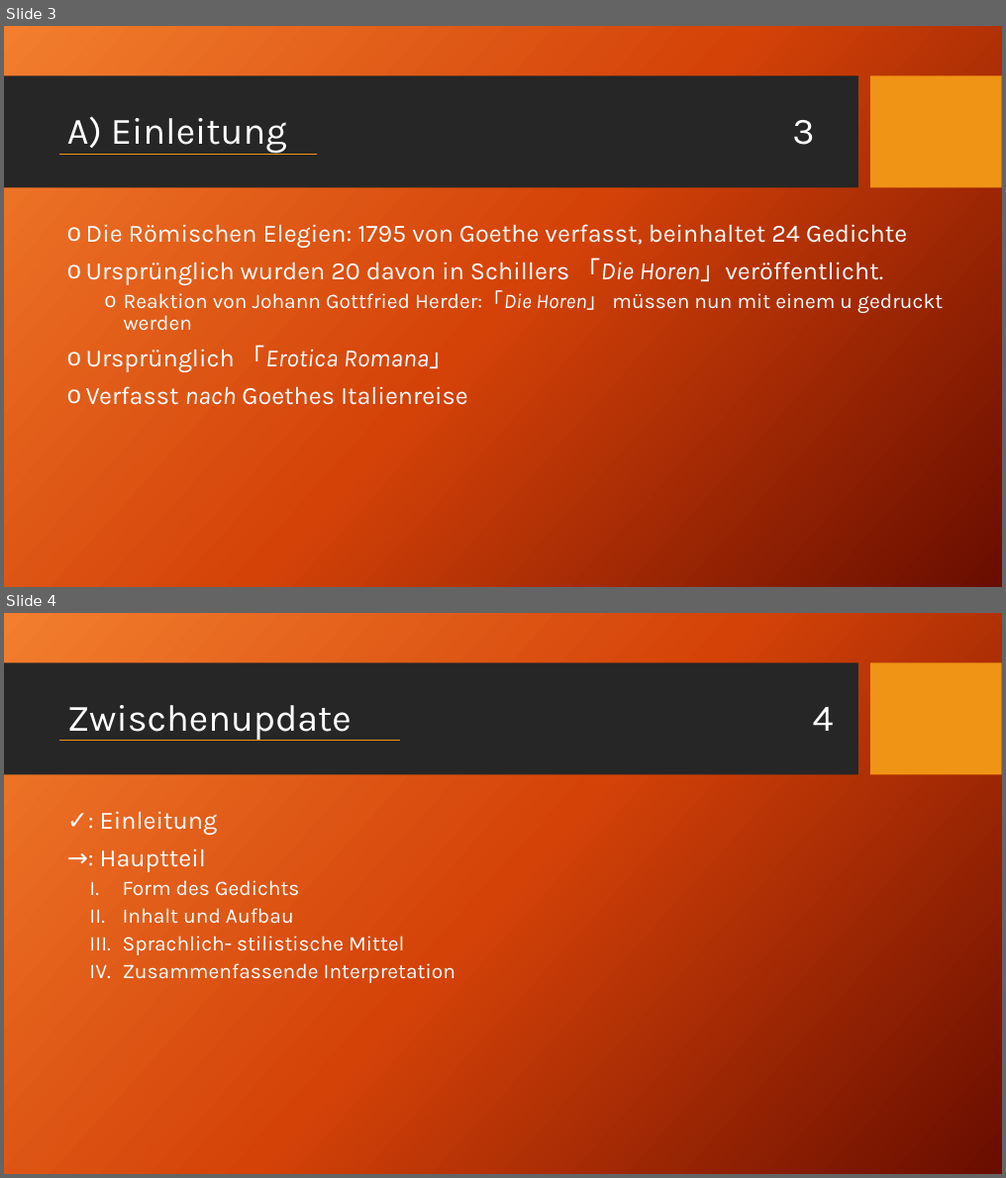
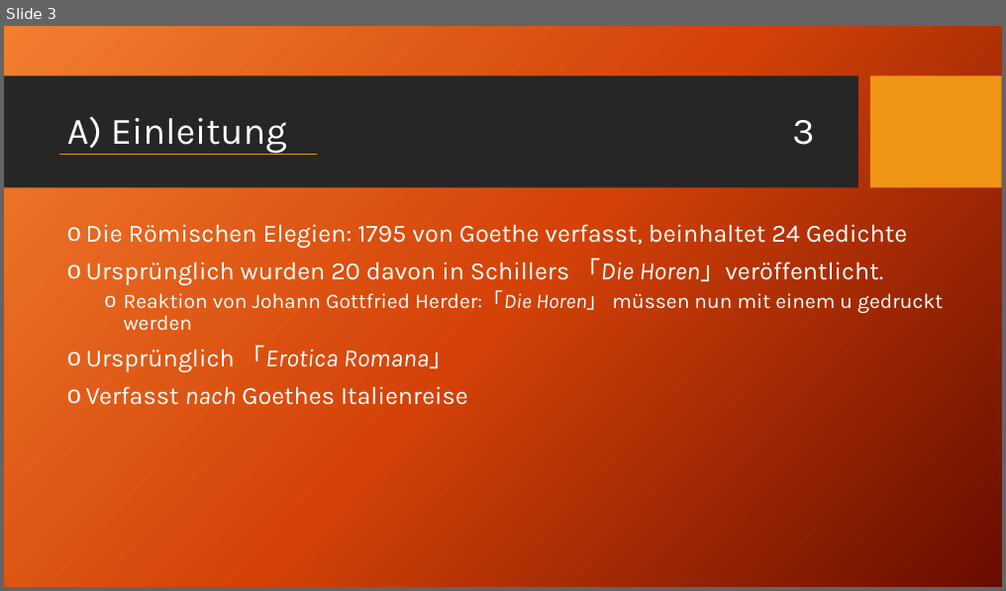
Before and after one commit to akb1154/REF-D-CG-6N, a slide deck: pptx/Goethe - Römische Elegien V.pptx. Shown one above the other, each under a label of ours: slides 3 and 4 before the commit, slide 3 after it. The pictures are 1006x1178 and 1006x591 pixels, drawn with LibreOffice and Linux fonts; fonts in the diff are those of the drawing; background and template pictures are left out. Boxes give left, top, right and bottom in pixels: in the first picture for what was removed or moved away, otherwise in the second. Text is boxed around its words. In the diff, an @@ line names an element or a change of style, - is before the commit and + after.

```diff
--- a/pptx/Goethe - Römische Elegien V.pptx
+++ b/pptx/Goethe - Römische Elegien V.pptx
@@ slide 4 removed at (4,613,1002,1174), background picture (left out); not listed: 2 template elements that a slide beside it also shows @@
@@ title removed at (67,705,834,740) @@
-Zwischenupdate 4
@@ line removed from (59, 740) to (400, 740) @@
@@ text removed at (100,811,455,983) @@
-✓: Einleitung
-→: Hauptteil
-  I. Form des Gedichts
-  II. Inhalt und Aufbau
-  III. Sprachlich- stilistische Mittel
-  IV. Zusammenfassende Interpretation
```
Also in this commit, not shown: 10 slides changed, 5 other files.
